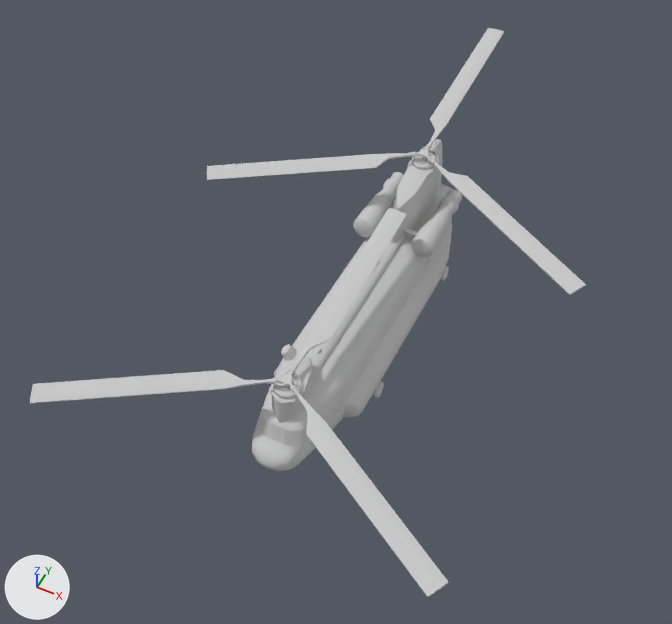
The FBX model Project/Assets/Models/Chinook.FBX, before and after one commit.
The view is the same before and after, from a camera (50 mm lens) standing at (10.5, -11.0, 30.5) and looking at (-0.9, 11.9, 1.9). Lighting does not change. The marker at lower left points along +X, +Y and +Z. Both versions are drawn at frame 11 of the action 'Take 001'; the numbers are the values there. Vertices at the same position are counted once.

The first picture shows 'Fuselage', 'Rotor_Aft', 'Rotor_Front', 'WindowsCockpit'.
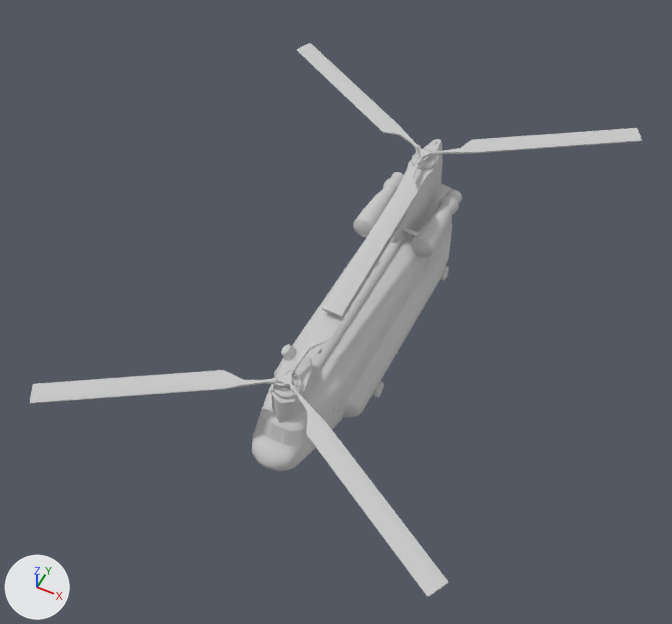
ob_dummy02 is not drawn itself; it is the parent of ob_rotor_aft.

What differs and where, as boxes (x1, y1, x2, y2) in the pictures (672 x 624 px):
'Rotor_Aft', turned
    before: (207, 28, 586, 295)
    after: (297, 43, 642, 317)

The change, as a list of edits to the scene's bpy script:
```text
Change me_mesh_004:
    where me_mesh_004.from_pydata(...)  # 382 vertices, 390 faces; spans x -791.0..814.0, y 0.0..59.0, z -904.0..506.0
    used by ob_rotor_aft; parent = ob_dummy02; location = (0.0, 0.0, 0.0); rotation_euler = (1.571, 0.0, 0.0), in degrees (90, 0, 0)
    me_mesh_004 part 1: the whole mesh is turned 90 degrees about the y axis through the mesh origin
Change ob_dummy02:
    ob_dummy02.rotation_euler: (0.0873, 0.0, 0.0) -> (1.571, -0.0873, 1.571)  # degrees (5, 0, 0) -> degrees (90, -5, 90)
Change ob_rotor_aft:
    ob_rotor_aft.rotation_euler: (1.571, 0.0, 0.0) -> (0.0, 0.0, 0.0)  # degrees (90, 0, 0) -> degrees (0, 0, 0)
```
